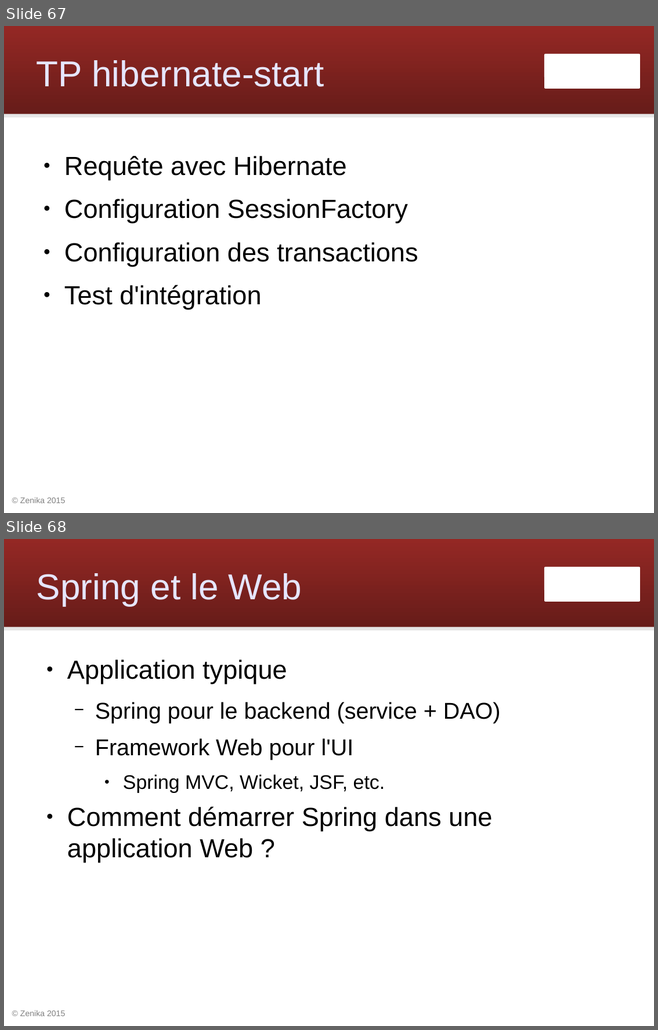
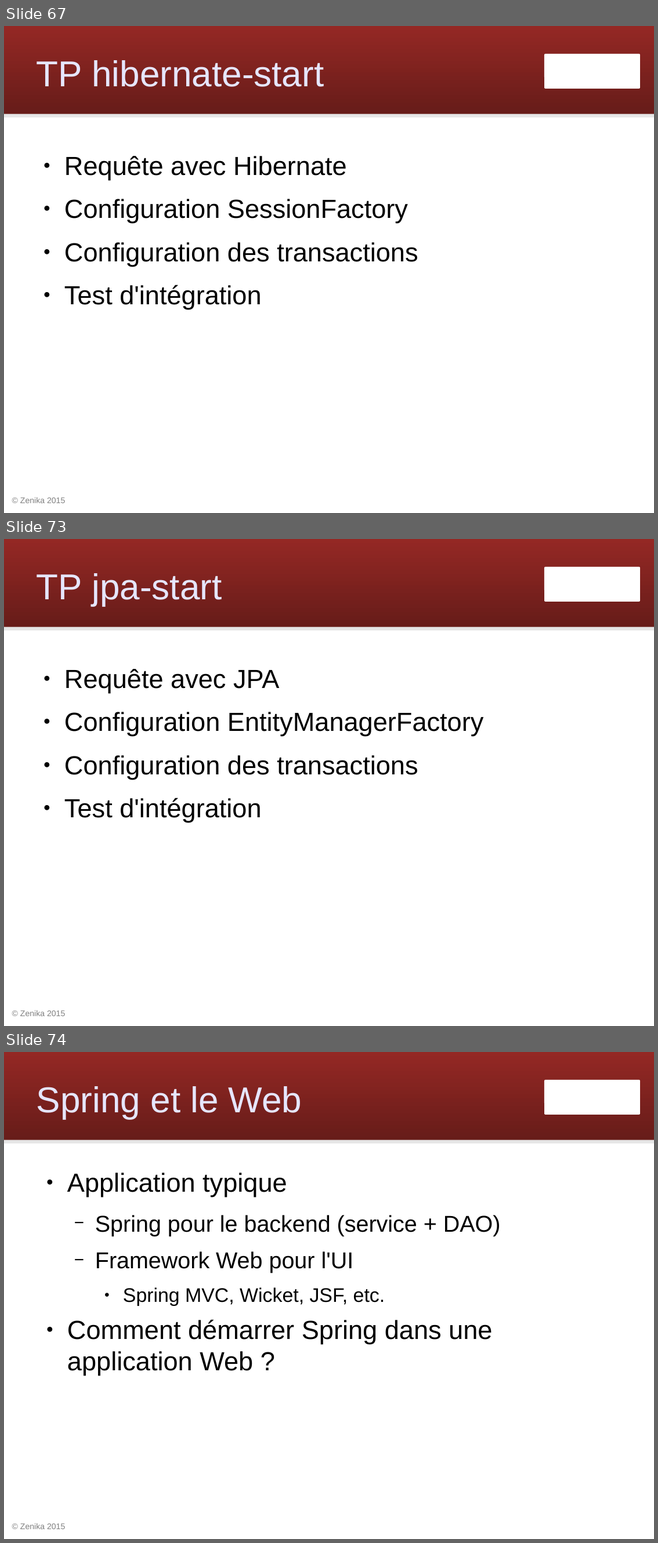
Before and after one commit to Zenika/workshop-spring-core, a slide deck: spring-workshop.odp. Shown one above the other, each under a label of ours: slides 67 and 68 before the commit, slides 67, 73 and 74 after it; the slides between them are not shown. The pictures are 658x1030 and 658x1543 pixels, drawn with LibreOffice and Linux fonts; fonts in the diff are those of the drawing; background and template pictures are left out. Boxes give left, top, right and bottom in pixels: in the first picture for what was removed or moved away, otherwise in the second. Text is boxed around its words. In the diff, an @@ line names an element or a change of style, - is before the commit and + after.

```diff
--- a/spring-workshop.odp
+++ b/spring-workshop.odp
@@ slide 73 added at bbox=[4, 539, 654, 1026], background #FFFFFF; not listed: 4 template elements that a slide beside it also shows @@
@@ title added at bbox=[36, 573, 221, 606], 44 pt, text #E6E6FF @@
+TP jpa-start
@@ text added at bbox=[64, 669, 483, 822], 32 pt, text #000000 @@
+● Requête avec JPA
+● Configuration EntityManagerFactory
+● Configuration des transactions
+● Test d'intégration
@@ what was slide 68 is now slide 74 @@
```
Also in this commit, not shown: 1 slide changed, 5 other slides added, 19 other files.
